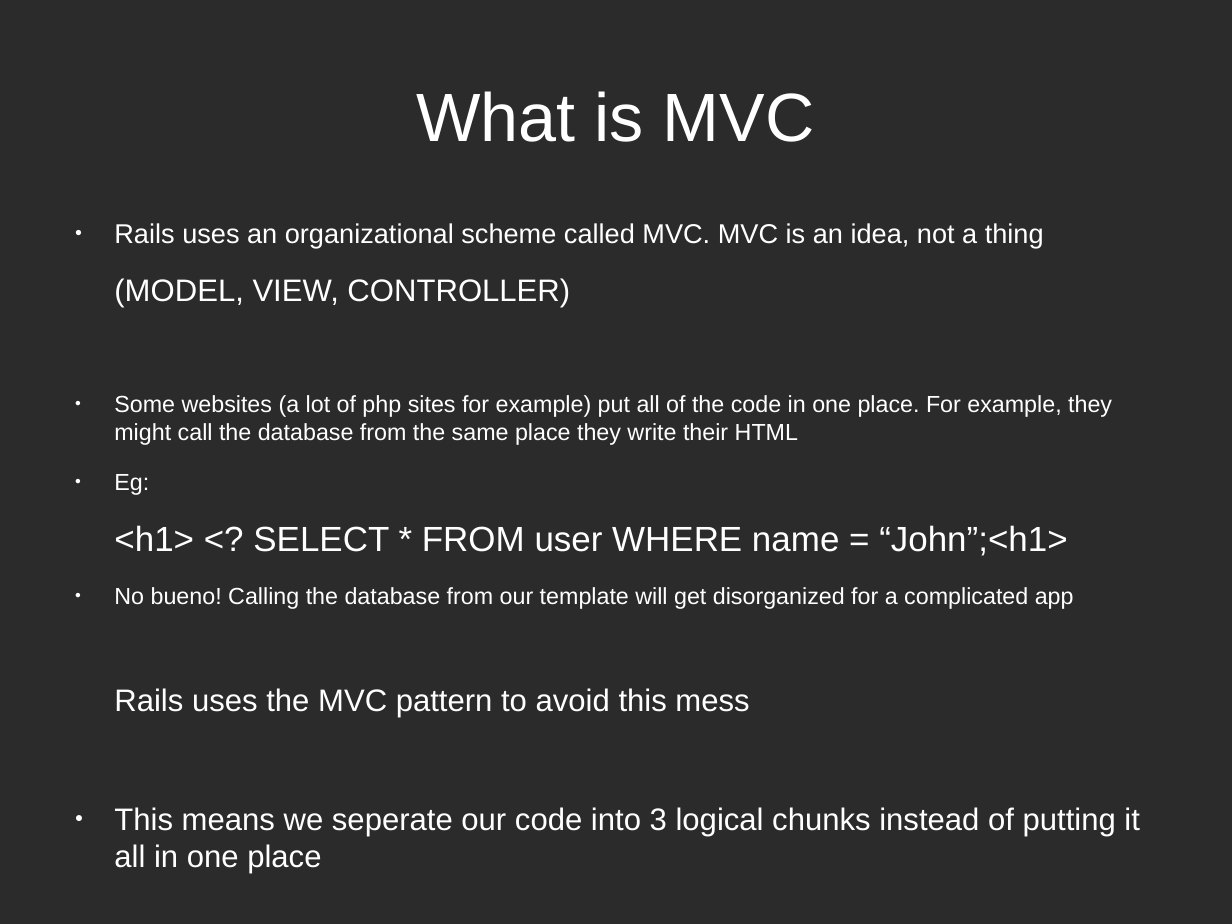
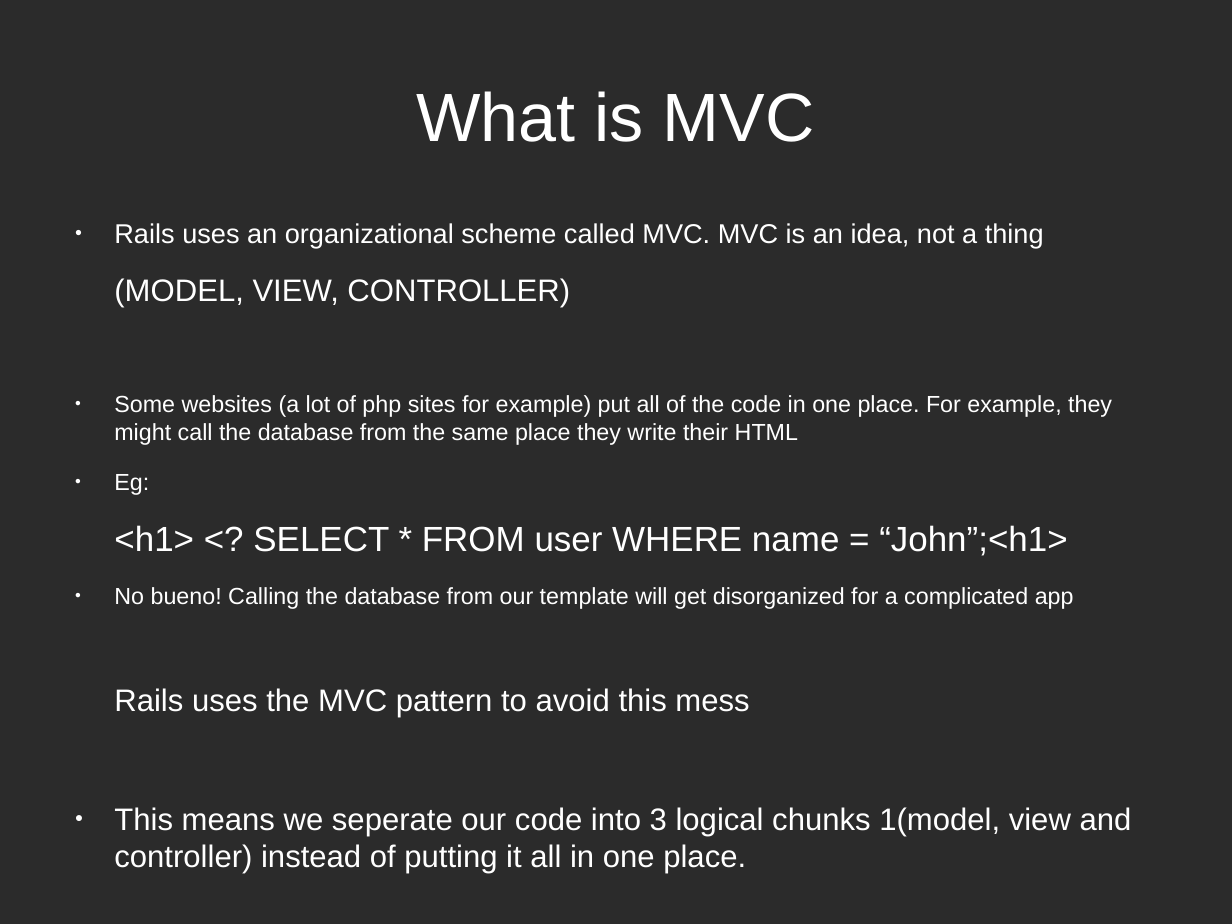
Before and after one commit to Andrew-Max/rails-seminar-materials, a slide deck: slide 15 of try_rails_slides.odp (slide 14 before the commit). Drawn at 1232x924 pixels with LibreOffice and Linux fonts; fonts in the diff are those of the drawing; background and template pictures are left out; a plain dark background stands for a picture behind light text. Boxes give left, top, right and bottom in pixels: in the first picture for what was removed or moved away, otherwise in the second. Text is boxed around its words. In the diff, an @@ line names an element or a change of style, - is before the commit and + after.

```diff
--- a/try_rails_slides.odp
+++ b/try_rails_slides.odp
@@ text at bbox=[114, 807, 1132, 873]: text changed @@
-● This means we seperate our code into 3 logical chunks instead of putting it all in one place
+● This means we seperate our code into 3 logical chunks 1(model, view and controller) instead of putting it all in one place.
```
Also in this commit, not shown: 7 other slides changed, 5 slides added, 4 slides removed.
